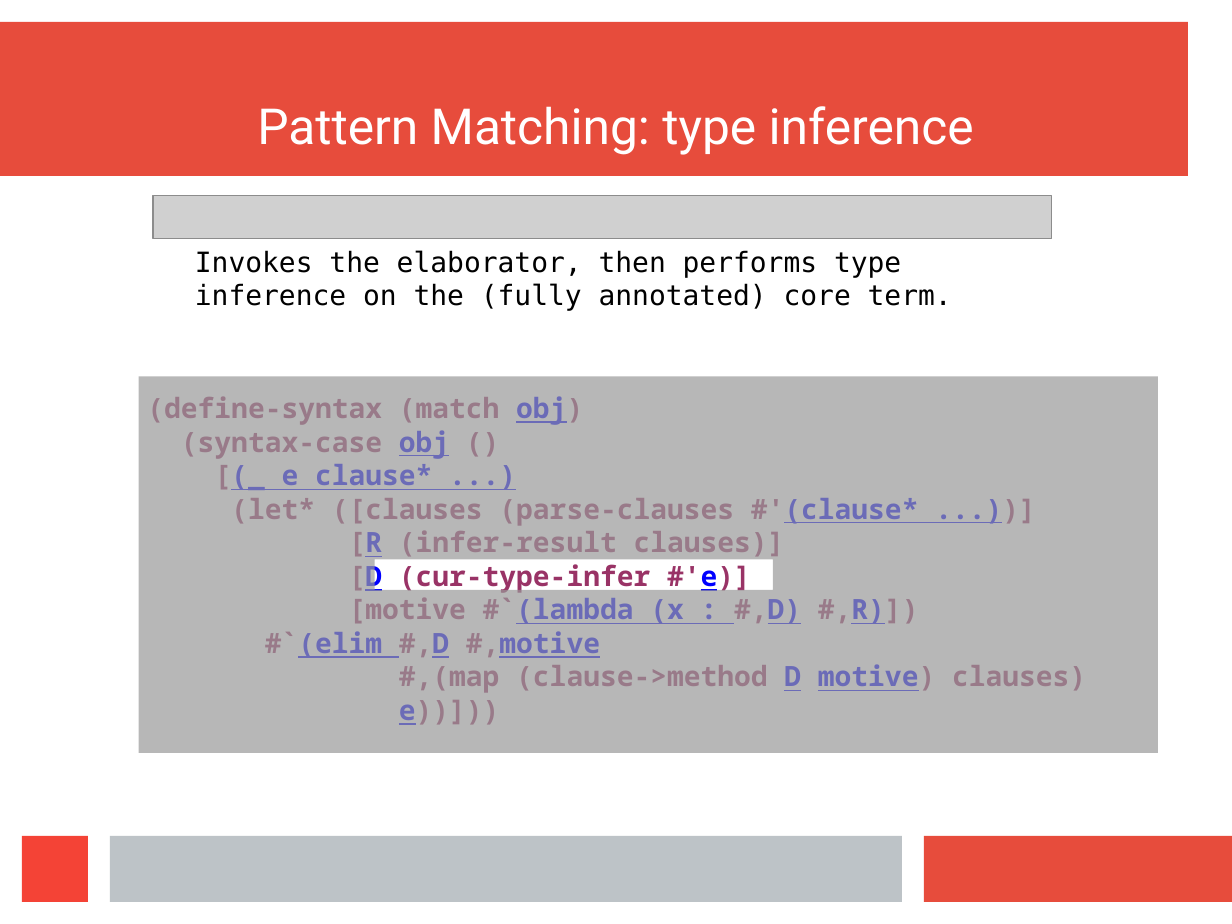
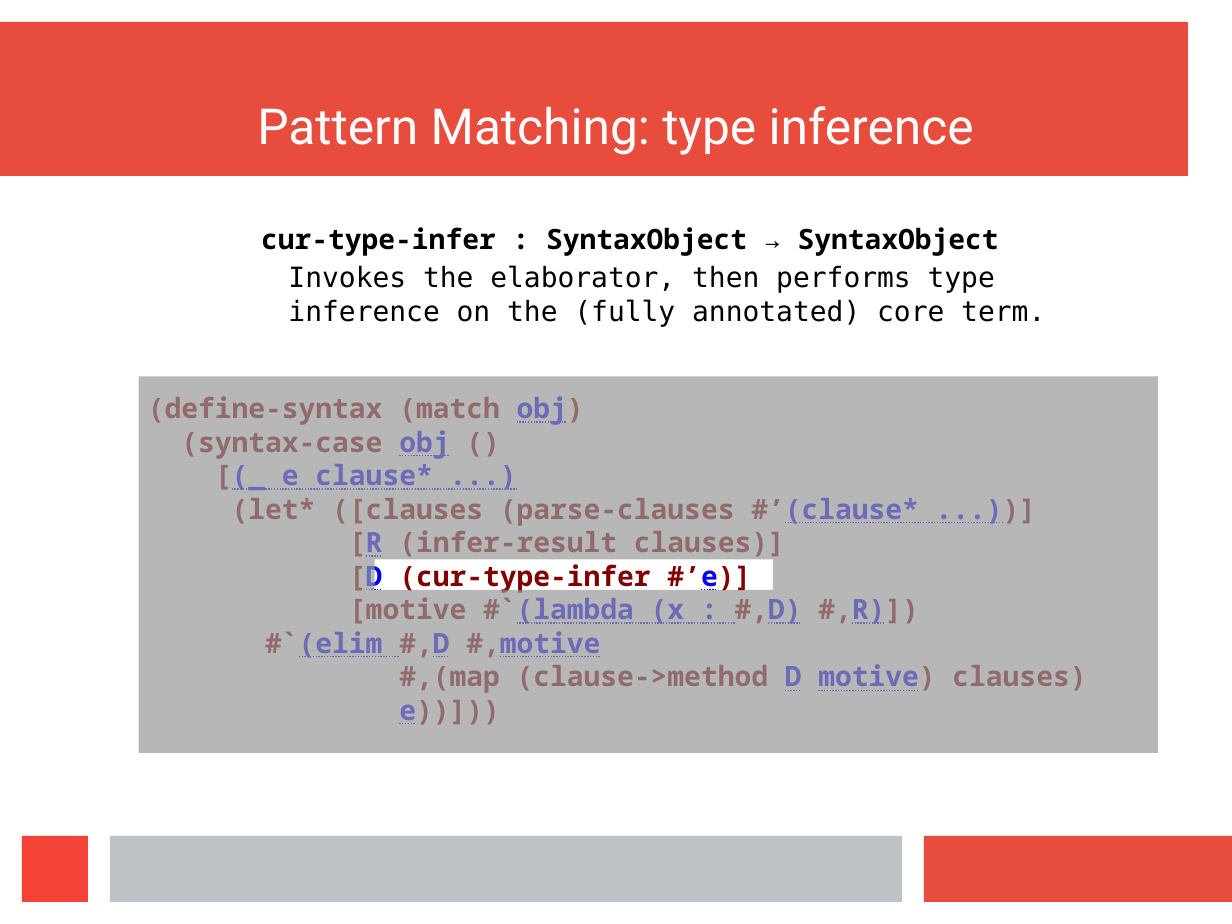
Before and after one commit to wilbowma/cur, a slide deck: slide 29 of hope-2016/slides.odp. Drawn at 1232x924 pixels with LibreOffice and Linux fonts; fonts in the diff are those of the drawing; grey boxes stand for pictures. Boxes give left, top, right and bottom in pixels: in the first picture for what was removed or moved away, otherwise in the second. Text is boxed around its words. In the diff, an @@ line names an element or a change of style, - is before the commit and + after.

Commit message:
Finished match example

```diff
--- a/hope-2016/slides.odp
+++ b/hope-2016/slides.odp
@@ picture removed at [153, 196, 1052, 239] @@
@@ text added at [261, 227, 999, 256], 18 pt, text #000000, bold @@
+cur-type-infer : SyntaxObject → SyntaxObject
@@ text "Invokes the elaborator, then performs ...": place and size @@
-text "Invokes the elaborator, then performs ..." at [195, 250, 952, 311]
+text "Invokes the elaborator, then performs ..." at [288, 265, 1045, 326]
@@ text at [148, 396, 1086, 725]: text colour #993366 to #800000 in "(define-syntax (match obj)", "(syntax-case ()", "[(_", "[R (infer-result clauses)]" and 4 more places @@
@@ text at [232, 498, 919, 526]: text changed; text colour #993366 to #800000 @@
-(let* ([clauses (parse-clauses #'(clause* ...))]
+(let* ([clauses (parse-clauses #’(clause* ...))]
@@ text at [349, 559, 751, 593]: text changed; text colour #993366 to #800000 @@
-[D (cur-type-infer #'e)]
+[D (cur-type-infer #’e)]
```
Also in this commit, not shown: 15 other slides changed, 5 slides added, 9 slides removed.
